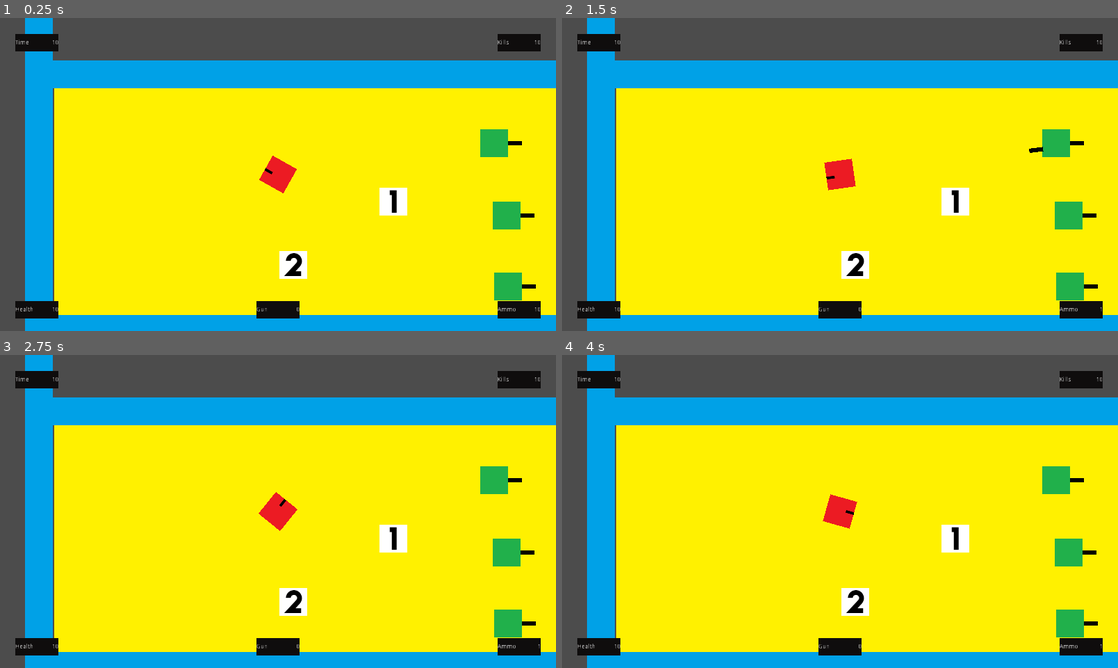
Above: before the commit, frames 1-4 (two rows, left to right).
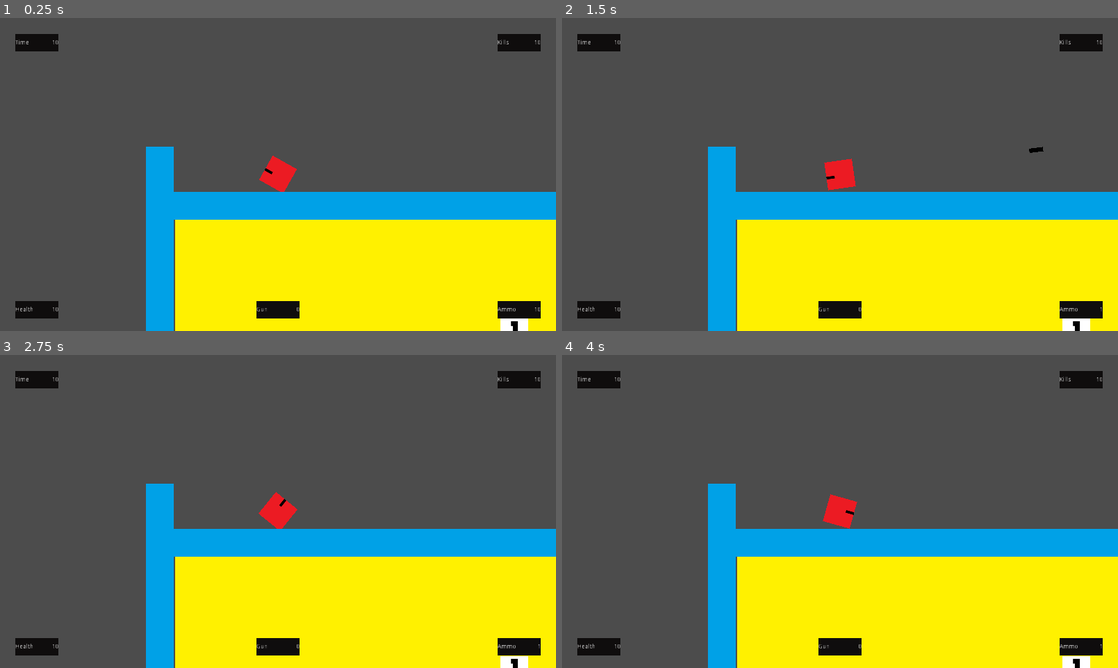
Above: after the commit, the same moments.

Repository: devmcclu/Project-FreeGUN
Game: Godot game, scene res://levels/Main.tscn
Two runs of this game, one before a commit and one after it. Both use one fixed random seed, a clock stepped at 60 frames per second and the inputs below. This scene is started directly instead of the project's main scene.
Inputs (mouse positions are in pixels of both pictures, inside the frame that each line leads up to):
- Up to frame 1 (0.25 s): no input
- Up to frame 2 (1.5 s): tap Enter at 0.5 s; move the mouse to (962, 158) at 0.52 s; hold D (player_move_right) 0.53-1.28 s; click (962, 158) at 0.6 s; move the mouse to (728, 190) at 1.27 s; hold S (player_move_down) from 1.28 s (still down); tap 1 (switch_weapon_1) at 1.35 s
- Up to frame 3 (2.75 s): tap Space at 2 s; move the mouse to (333, 442) at 2.02 s; release S (player_move_down) at 2.03 s; hold D (player_move_right) from 2.03 s (still down); tap 2 (switch_weapon_2) at 2.1 s
- Up to frame 4 (4 s): tap Enter at 2.75 s; move the mouse to (812, 574) at 2.77 s; release D (player_move_right) at 2.78 s; hold W (player_move_up) 2.78-3.53 s; tap 3 (switch_weapon_3) at 2.85 s; tap Space at 3.5 s; move the mouse to (1006, 558) at 3.52 s; hold A (player_move_left) from 3.53 s (still down); hold Mouse wheel up (weapon_up) from 3.53 s (still down)

The runs differ from the first frame. In frame 1, 62% of the frame differs, in the area x 4-100%, y 0-100%; in frame 2, 62%; in frame 3, 62%; in frame 4, 62%.

Commit message:
Create variable to allow player positions to be shared between host and peers

Diff:
--- a/levels/lobby.tscn
+++ b/levels/lobby.tscn
@@ -2,7 +2,7 @@
 
 [ext_resource path="res://scripts/lobby.gd" type="Script" id=1]
 
-[node name="lobby" type="Control"]
+[node name="lobby" type="Control" index="0"]
 
 anchor_left = 0.0
 anchor_top = 0.0
--- a/scripts/Player.gd
+++ b/scripts/Player.gd
@@ -18,6 +18,7 @@
 #array to store gun ammunition ammount
 var gun_ammo = [1, 0, 0]
 
+slave var slave_pos = Vector2()
 slave var slave_velocity = Vector2()
 
 func _ready():
@@ -108,7 +109,11 @@
 			velocity.y += 1
 		if Input.is_action_pressed('player_move_up'):
 			velocity.y -= 1
+
+		rset("slave_velocity", velocity)
+		rset("slave_pos", position)
 	else:
+		position = slave_pos
 		velocity = slave_velocity
 	#Normalize player movement input to make sure speed is constant
 	velocity = velocity.normalized() * speed
@@ -116,6 +121,8 @@
 func _physics_process(delta):
 	get_input()
 	move_and_slide(velocity)
+	if (not is_network_master()):
+		slave_pos = position # To avoid jitter
 	#Player looks at mouse
 	self.look_at(get_global_mouse_position())
 
